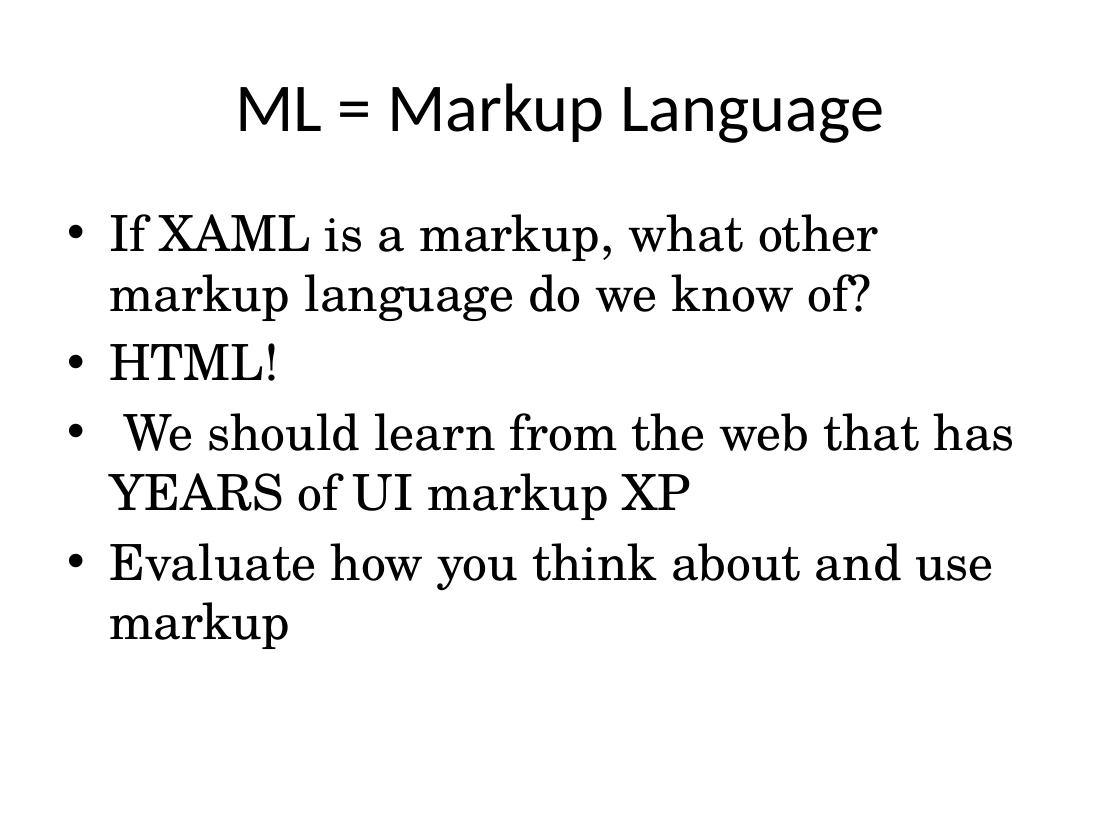
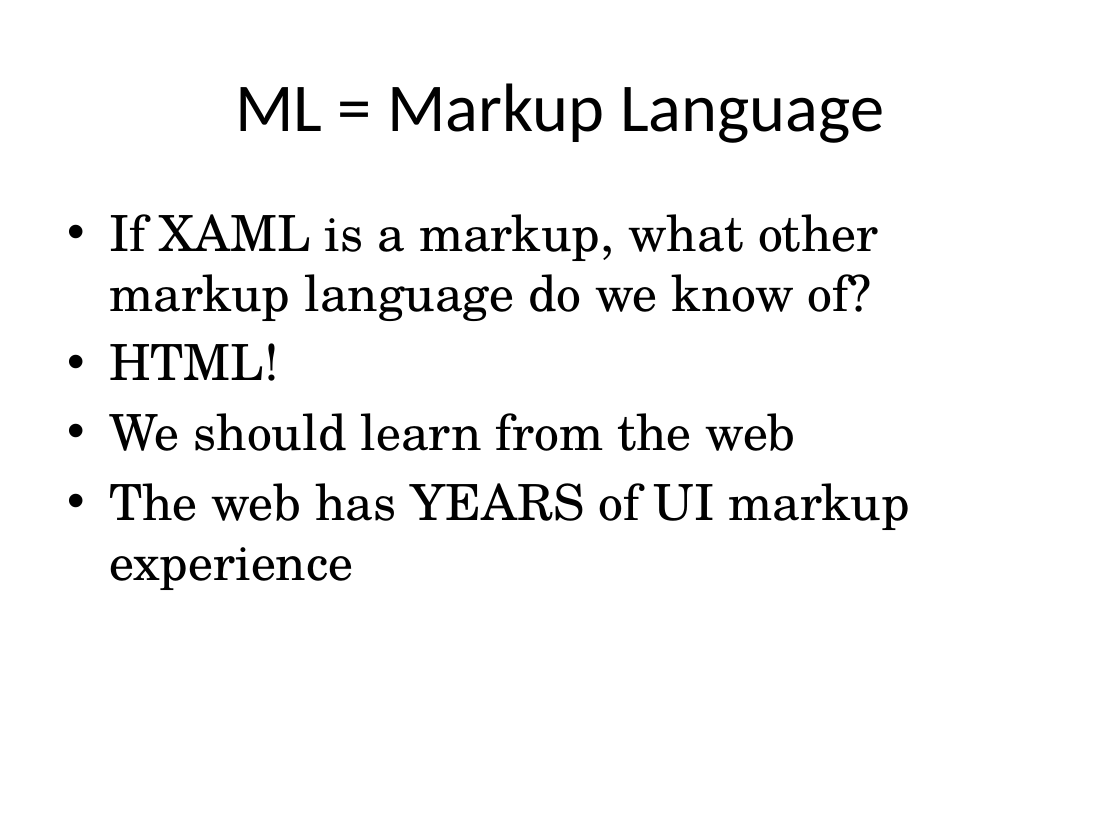
Before and after one commit to RookieOne/JBsWpfExamples, a slide deck: slide 61 of Adv WPF Workshop.pptx (slide 57 before the commit). Drawn at 1120x840 pixels with LibreOffice and Linux fonts; fonts in the diff are those of the drawing. Boxes give left, top, right and bottom in pixels: in the first picture for what was removed or moved away, otherwise in the second. Text is boxed around its words. In the diff, an @@ line names an element or a change of style, - is before the commit and + after.

```diff
--- a/Adv WPF Workshop.pptx
+++ b/Adv WPF Workshop.pptx
@@ text at (109,413,909,590): text changed @@
-• We should learn from the web that has YEARS of UI markup XP
-• Evaluate how you think about and use markup
+• We should learn from the web
+• The web has YEARS of UI markup experience
```
Also in this commit, not shown: 30 other slides changed, 8 slides added, 8 slides removed, 8 other files.
